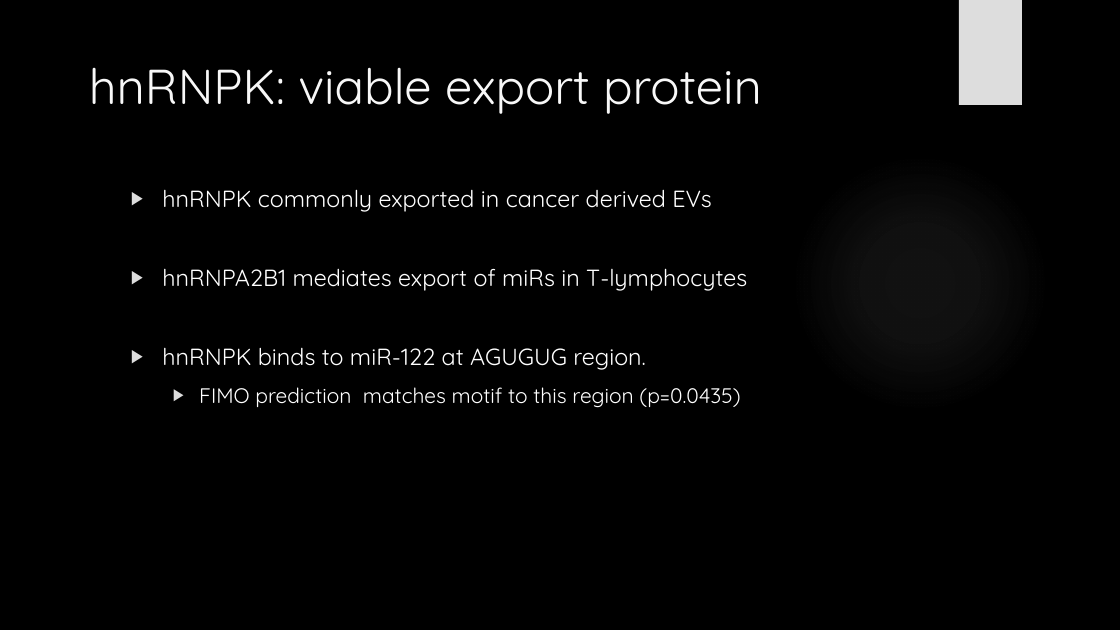
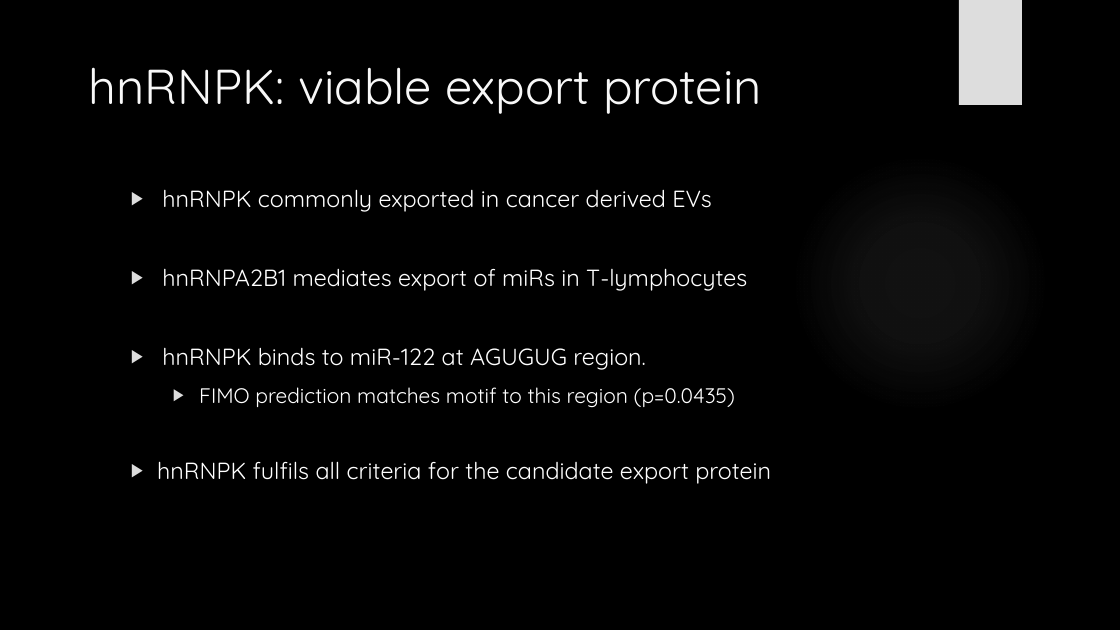
Before and after one commit to HarleyRobinson/Honours2, a slide deck: slide 13 of BackgroundInfo/CollCombBiol.pptx. Drawn at 1120x630 pixels with LibreOffice and Linux fonts; fonts in the diff are those of the drawing; background and template pictures are left out. Boxes give left, top, right and bottom in pixels: in the first picture for what was removed or moved away, otherwise in the second. Text is boxed around its words. In the diff, an @@ line names an element or a change of style, - is before the commit and + after.

```diff
--- a/BackgroundInfo/CollCombBiol.pptx
+++ b/BackgroundInfo/CollCombBiol.pptx
@@ text at (157, 461, 771, 484): paragraph added @@
+  ▶ hnRNPK fulfils all criteria for the candidate export protein
```
Also in this commit, not shown: 11 other slides changed, 1 other file.
